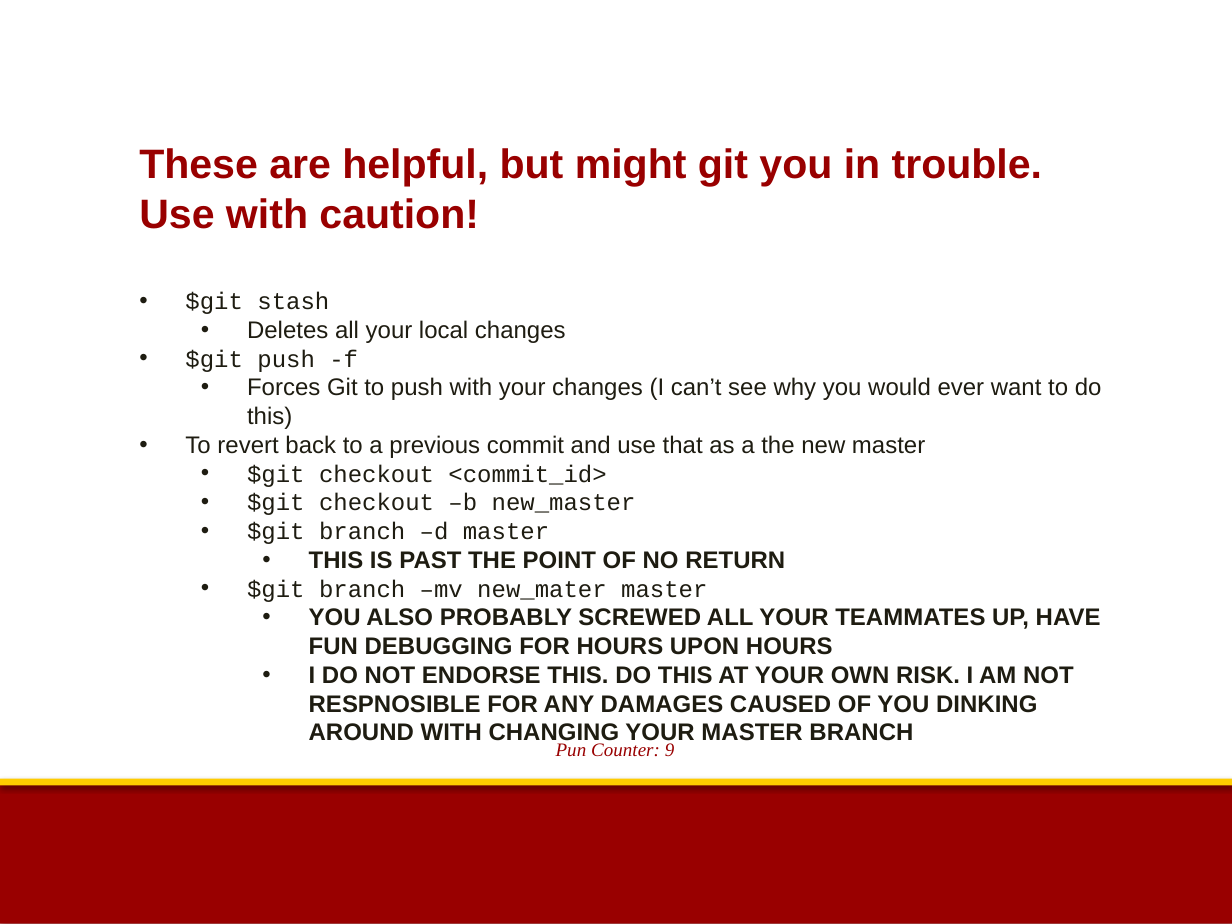
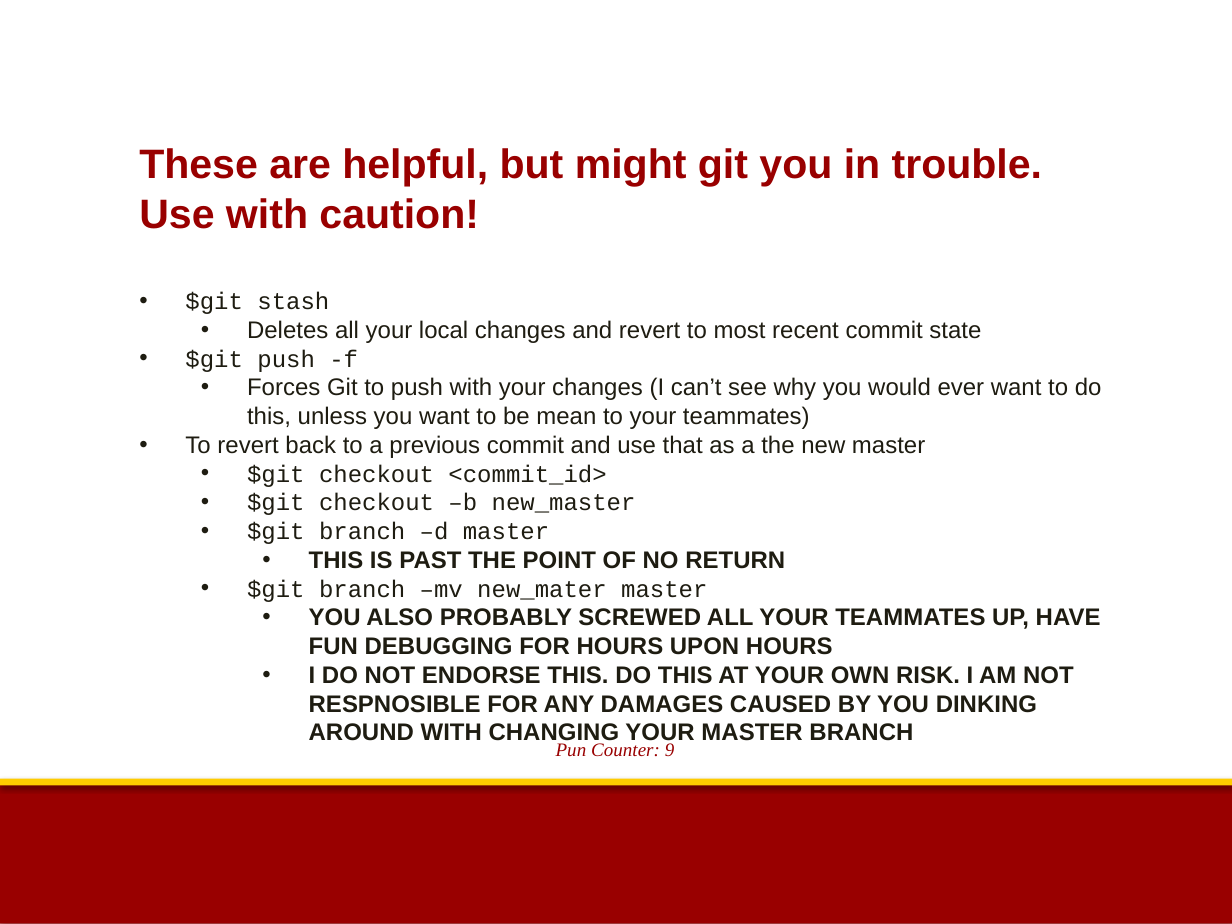
Before and after one commit to sthsher/USC_CECS, a slide deck: slide 12 of ACM/Git_Presentation.pptx. Drawn at 1232x924 pixels with LibreOffice and Linux fonts; fonts in the diff are those of the drawing; background and template pictures are left out. Boxes give left, top, right and bottom in pixels: in the first picture for what was removed or moved away, otherwise in the second. Text is boxed around its words. In the diff, an @@ line names an element or a change of style, - is before the commit and + after.

Commit message:
updated ppt

```diff
--- a/ACM/Git_Presentation.pptx
+++ b/ACM/Git_Presentation.pptx
@@ text at [247, 320, 981, 343]: text changed @@
-  • Deletes all your local changes
+  • Deletes all your local changes and revert to most recent commit state
@@ text at [247, 377, 1102, 429]: text changed @@
-  • Forces Git to push with your changes (I can’t see why you would ever want to do this)
+  • Forces Git to push with your changes (I can’t see why you would ever want to do this, unless you want to be mean to your teammates)
@@ text at [309, 666, 1074, 746]: text changed @@
-    • I DO NOT ENDORSE THIS. DO THIS AT YOUR OWN RISK. I AM NOT RESPNOSIBLE FOR ANY DAMAGES CAUSED OF YOU DINKING AROUND WITH CHANGING YOUR MASTER BRANCH
+    • I DO NOT ENDORSE THIS. DO THIS AT YOUR OWN RISK. I AM NOT RESPNOSIBLE FOR ANY DAMAGES CAUSED BY YOU DINKING AROUND WITH CHANGING YOUR MASTER BRANCH
```
Also in this commit, not shown: 3 other slides changed.
